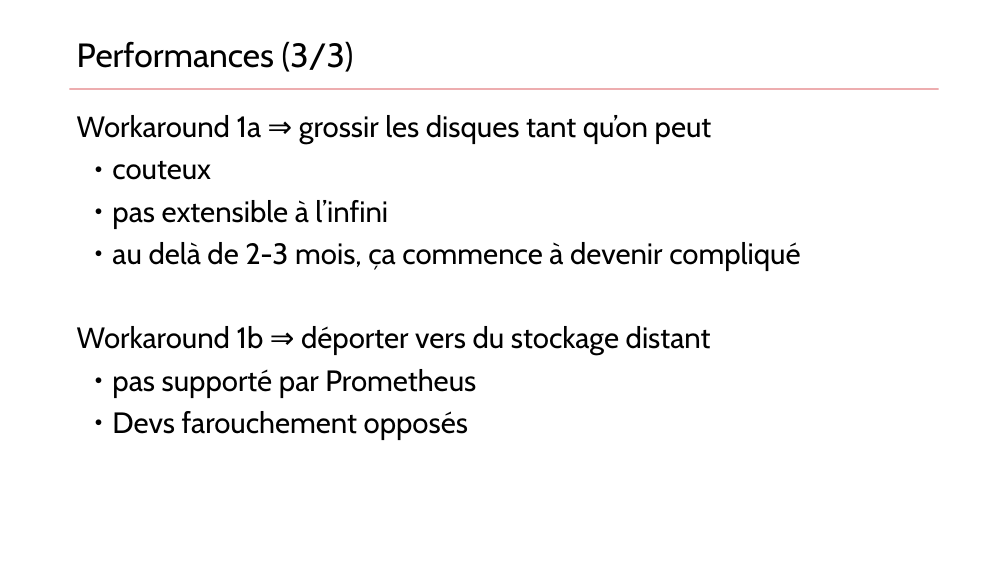
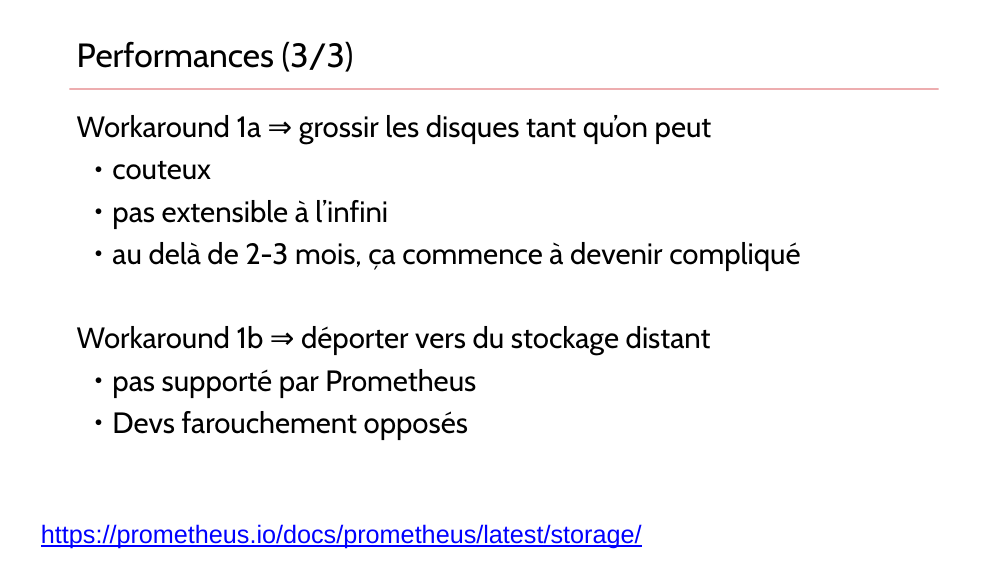
Before and after one commit to zwindler/cncf-meetup-bdx-2019-thanos, a slide deck: slide 13 of binaries/CNCF_meetup6_Thanos.pptx (slide 14 before the commit). Drawn at 1008x567 pixels with LibreOffice and Linux fonts; fonts in the diff are those of the drawing. Boxes give left, top, right and bottom in pixels: in the first picture for what was removed or moved away, otherwise in the second. Text is boxed around its words. In the diff, an @@ line names an element or a change of style, - is before the commit and + after.

```diff
--- a/binaries/CNCF_meetup6_Thanos.pptx
+++ b/binaries/CNCF_meetup6_Thanos.pptx
@@ text added at (41, 524, 642, 548), 24 pt, text #0000FF, underline @@
+https://prometheus.io/docs/prometheus/latest/storage/
```
Also in this commit, not shown: 12 other slides changed, 2 slides removed, 14 other files.
